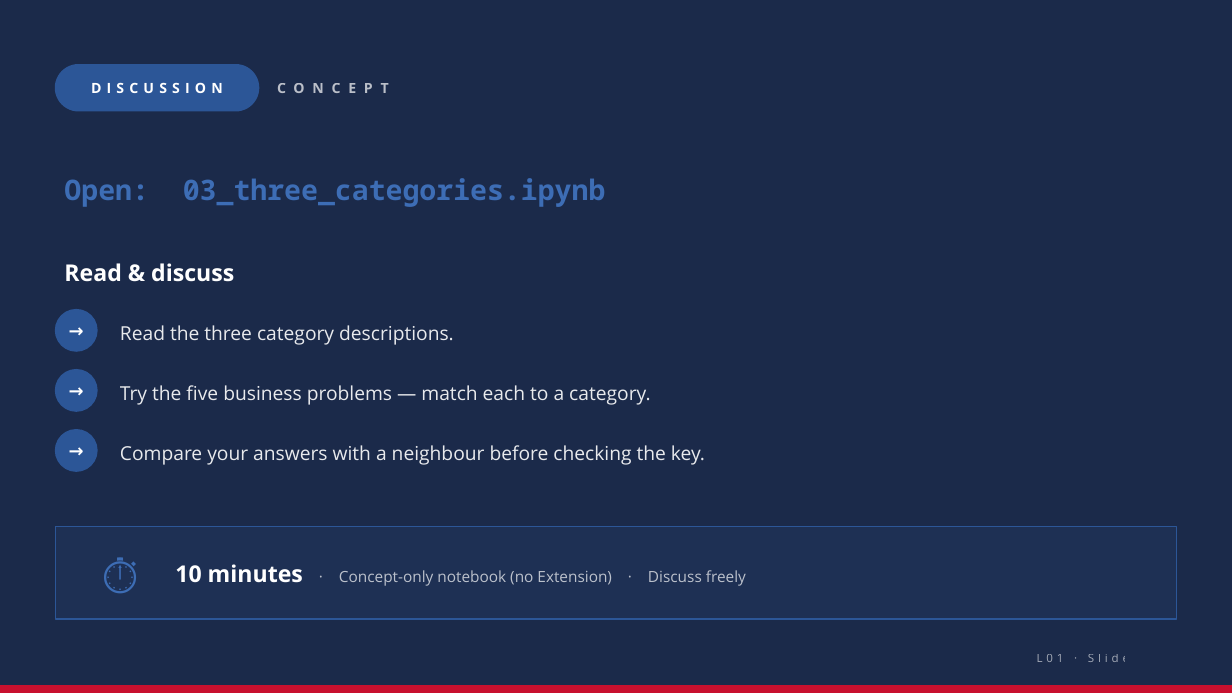
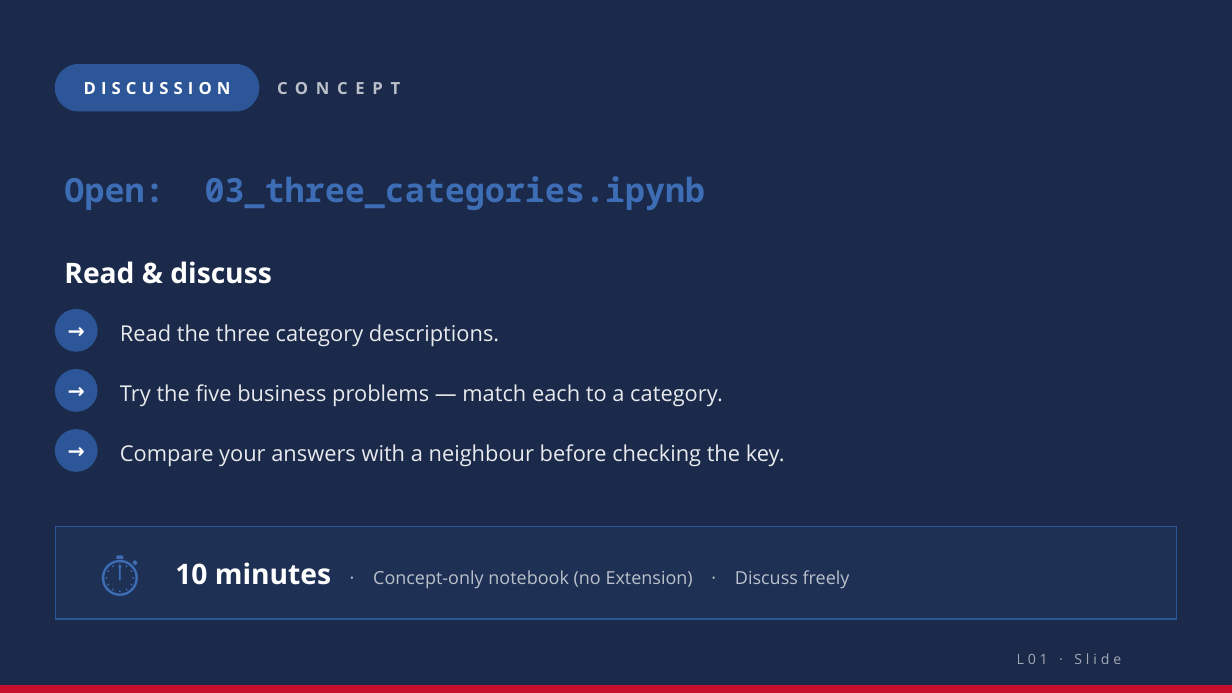
Before and after one commit to flexfengfeng/dsai-m3-ml-genai, a slide deck: slide 15 of L01-intro-ml/slides/L01_slides_ntu_web.pptx. Drawn at 1232x693 pixels with LibreOffice and Linux fonts; fonts in the diff are those of the drawing. Boxes give left, top, right and bottom in pixels: in the first picture for what was removed or moved away, otherwise in the second. Text is boxed around its words. In the diff, an @@ line names an element or a change of style, - is before the commit and + after.

```diff
--- a/L01-intro-ml/slides/L01_slides_ntu_web.pptx
+++ b/L01-intro-ml/slides/L01_slides_ntu_web.pptx
@@ text "DISCUSSION" at (84, 82, 231, 94): size 11 to 13 pt @@
@@ text "CONCEPT CHECK" at (268, 65, 638, 111): size 11 to 13 pt @@
@@ text "Open: 03_three_categories.ipynb" at (64, 176, 706, 210): size 22 to 26 pt @@
@@ text "Read & discuss" at (64, 261, 271, 284): size 18 to 22 pt @@
@@ size 15 to 17 pt in 3 elements at (120, 324, 499, 347), (120, 384, 723, 407), (120, 444, 785, 467) @@
@@ text "⏱" at (83, 527, 157, 619): size 32 to 36 pt @@
@@ text "10 minutes · Concept-only notebook ..." at (175, 562, 850, 589): size 18 to 22 pt in "10 minutes"; size 12 to 14 pt in "· Concept-only notebook (no Extension) · Discuss ..." @@
@@ text "L01 · Slide 15/22" at (1017, 653, 1121, 664): size 9 to 11 pt @@
```
Also in this commit, not shown: 21 other slides changed.
